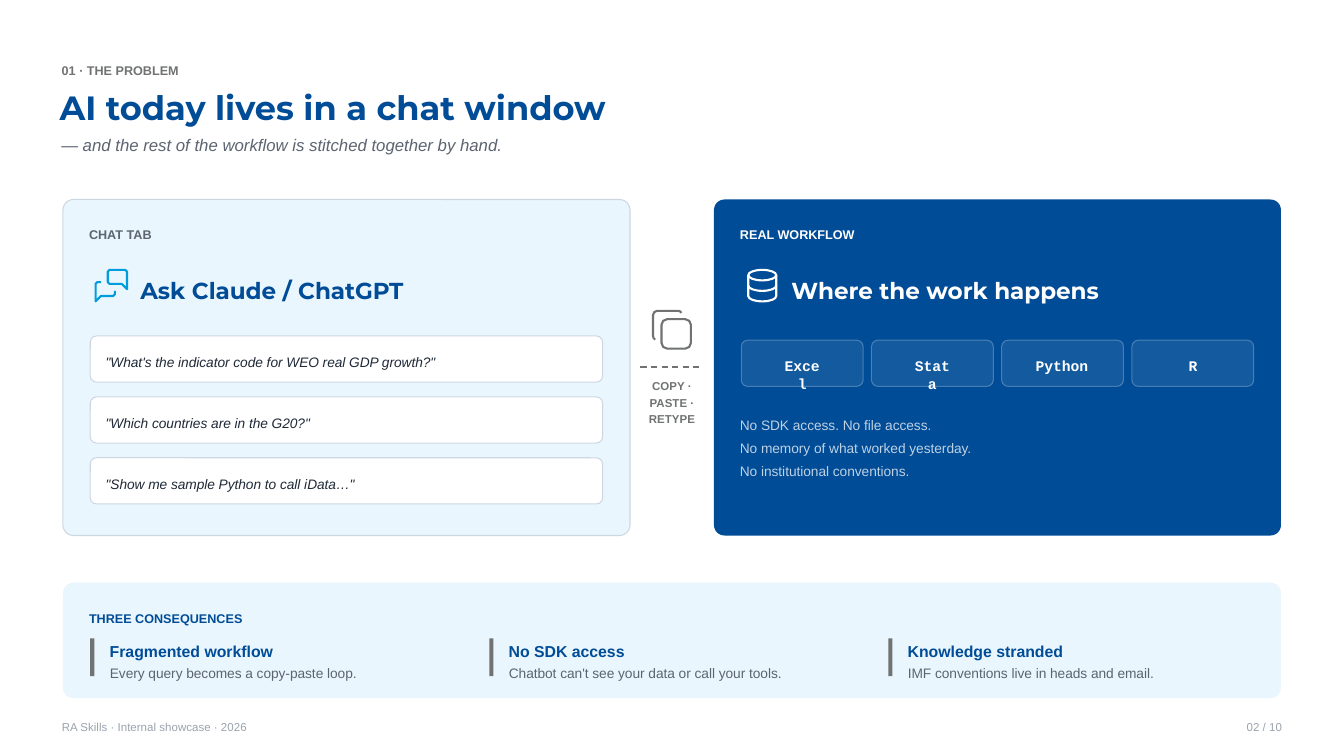
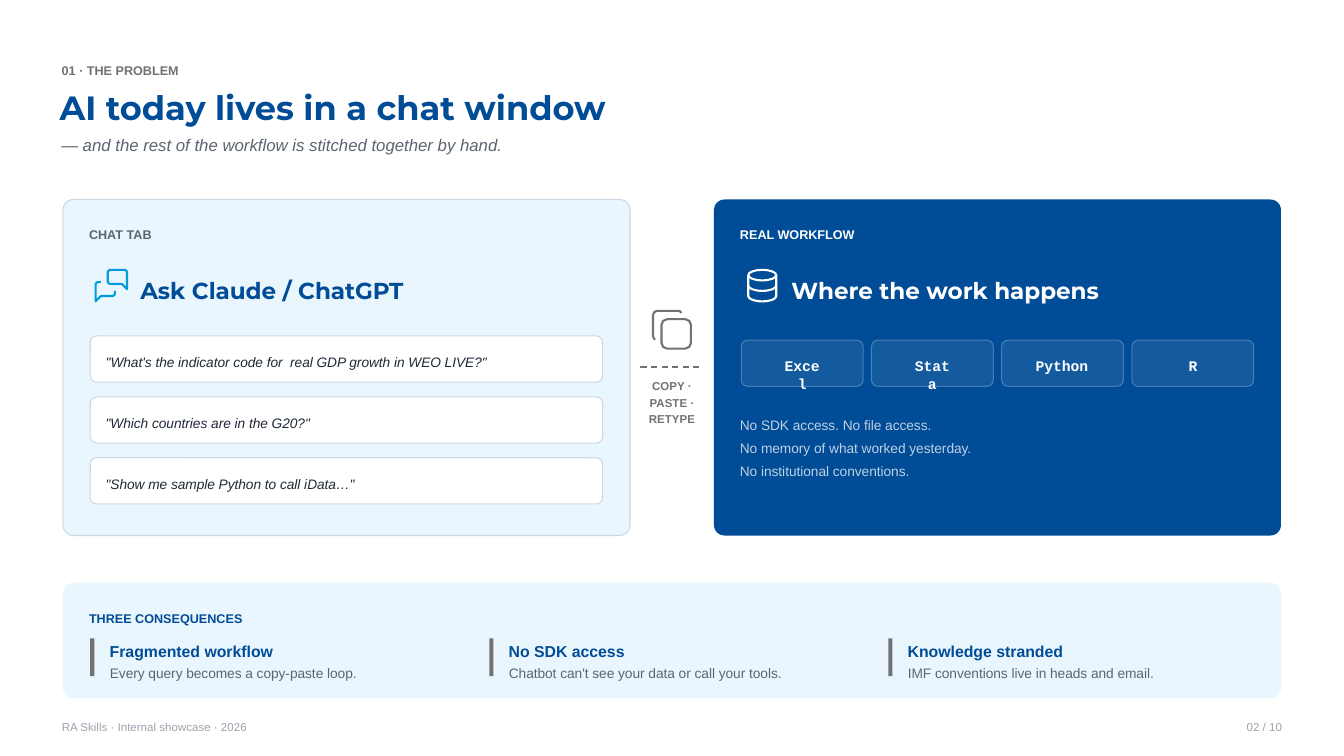
Before and after one commit to johnsonice/RA-Skills, a slide deck: slide 2 of docs/decks/RA-Skills-Showcase.pptx. Drawn at 1344x756 pixels with LibreOffice and Linux fonts; fonts in the diff are those of the drawing. Boxes give left, top, right and bottom in pixels: in the first picture for what was removed or moved away, otherwise in the second. Text is boxed around its words. In the diff, an @@ line names an element or a change of style, - is before the commit and + after.

```diff
--- a/docs/decks/RA-Skills-Showcase.pptx
+++ b/docs/decks/RA-Skills-Showcase.pptx
@@ text at (106, 357, 487, 370): text changed @@
-"What's the indicator code for WEO real GDP growth?"
+"What's the indicator code for real GDP growth in WEO LIVE?"
```
Also in this commit, not shown: 7 other slides changed, 1 slide added, 1 slide removed.
